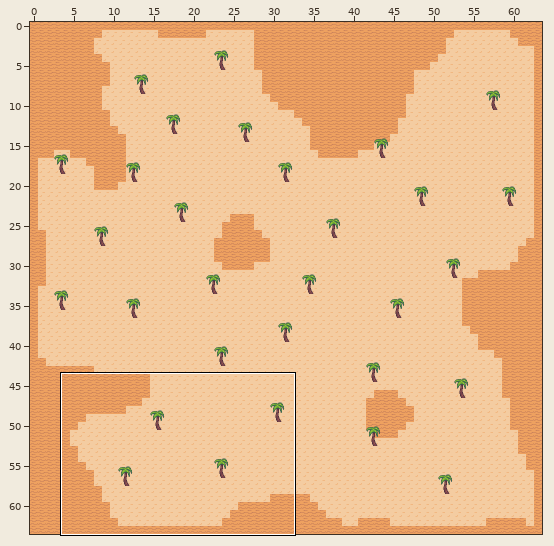
Tiled map, stored at assets/terrain.tmx. The first picture is a wide view before the edit; the outline marks the close-up.
Close-up. First the earlier version:
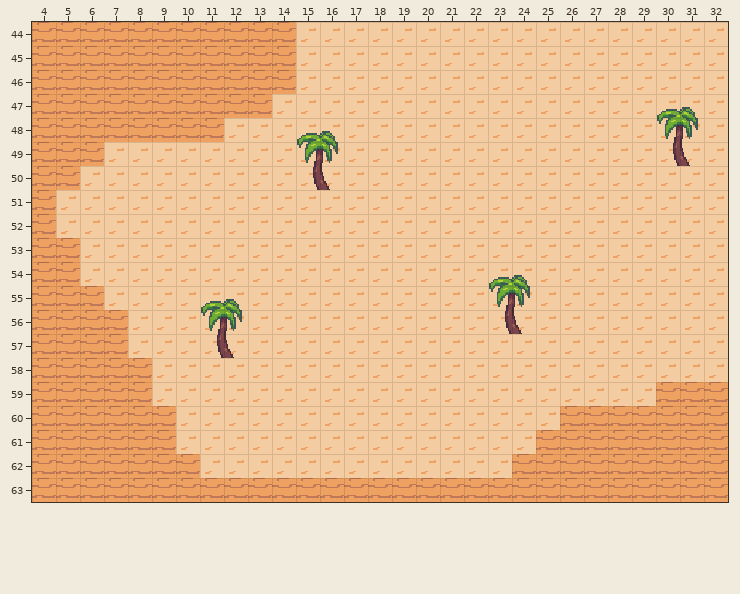
Cells are 16x16 px. Shown: x 4..32, y 44..63. The commit also changed other parts of the map, which this record leaves out.
And afterwards:
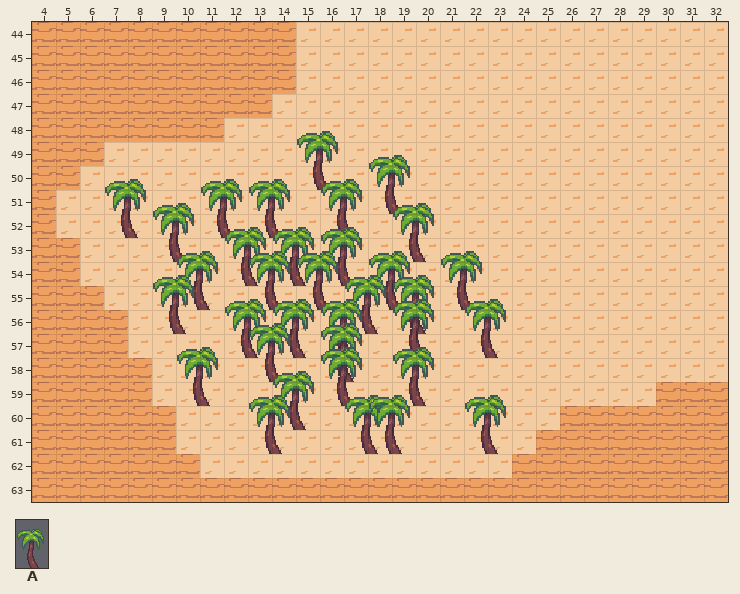
Key: from "objects": A 0 "tree".
_ is an empty cell.
Log entry: clump trees and worm shadow
The exact change:
Layer "Tree":
Tile A now appears in row 51 at x 18; in row 52 at x 7, 11, 13 and 16; in row 53 at x 9 and 19; in row 54 at x 12, 14 and 16; in row 55 at x 10, 13, 15, 18 and 21; in row 56 at x 9, 17 and 19.
Tile A now appears in row 57 at x 12, 14, 16, 19 and 22; in row 58 at x 13 and 16; in row 59 at x 10, 16 and 19; in row 60 at x 14; in row 61 at x 13, 17 to 18 and 22.
Tile A is removed in row 49 at x 30; in row 56 at x 23; in row 57 at x 11.
